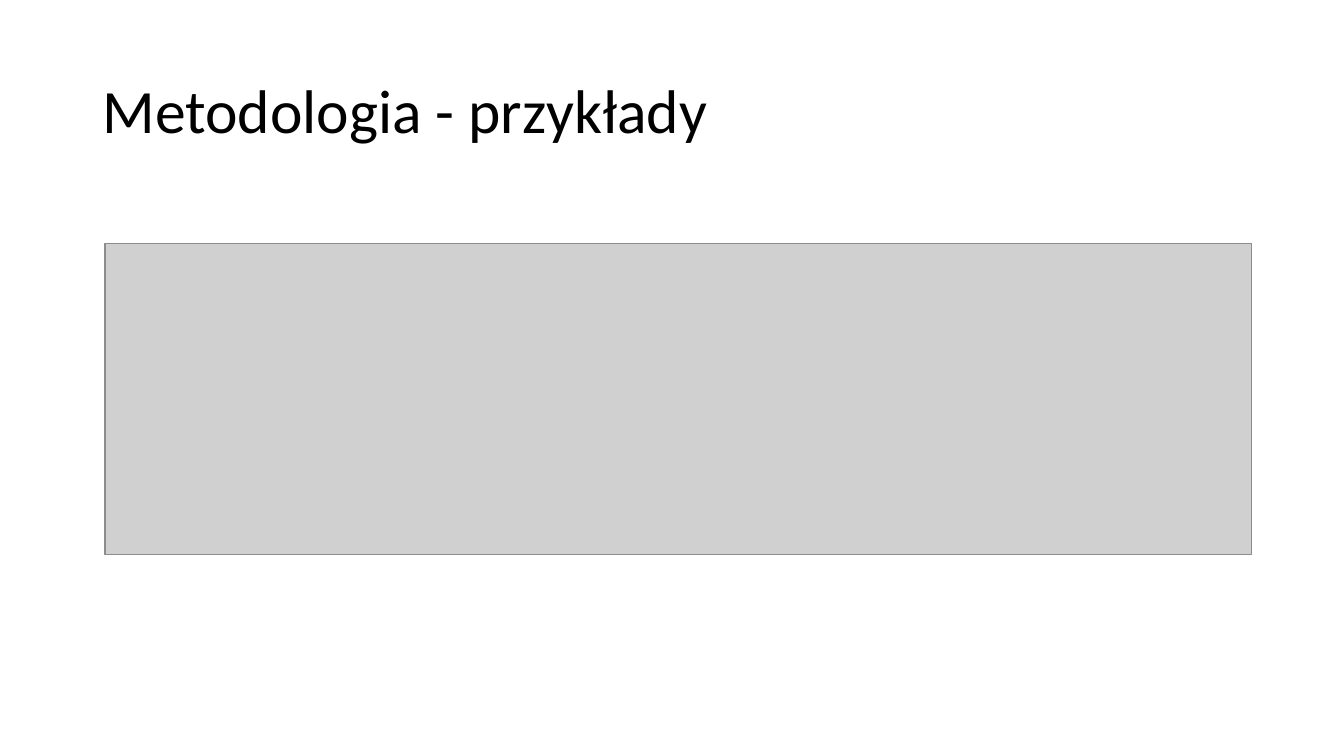
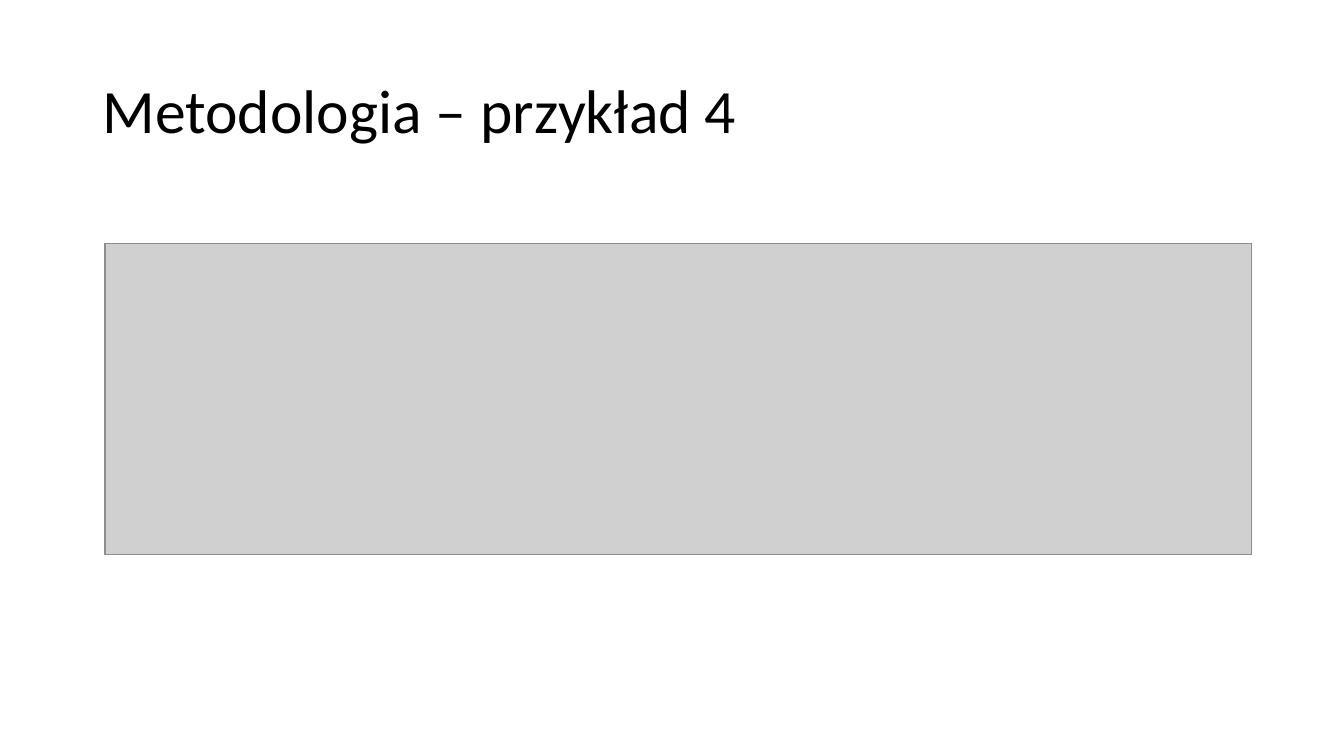
Before and after one commit to plitwinski/automated-tests-presentation, a slide deck: slide 15 of presentation/polish/Automatycznie testowalne aplikacje w srodowisku rozproszonym.pptx. Drawn at 1344x756 pixels with LibreOffice and Linux fonts; fonts in the diff are those of the drawing; grey boxes stand for pictures. Boxes give left, top, right and bottom in pixels: in the first picture for what was removed or moved away, otherwise in the second. Text is boxed around its words. In the diff, an @@ line names an element or a change of style, - is before the commit and + after.

Commit message:
Fix typos

```diff
--- a/presentation/polish/Automatycznie testowalne aplikacje w srodowisku rozproszonym.pptx
+++ b/presentation/polish/Automatycznie testowalne aplikacje w srodowisku rozproszonym.pptx
@@ title at (102,90,736,144): text changed @@
-Metodologia - przykłady
+Metodologia – przykład 4
```
Also in this commit, not shown: 2 other slides changed.
